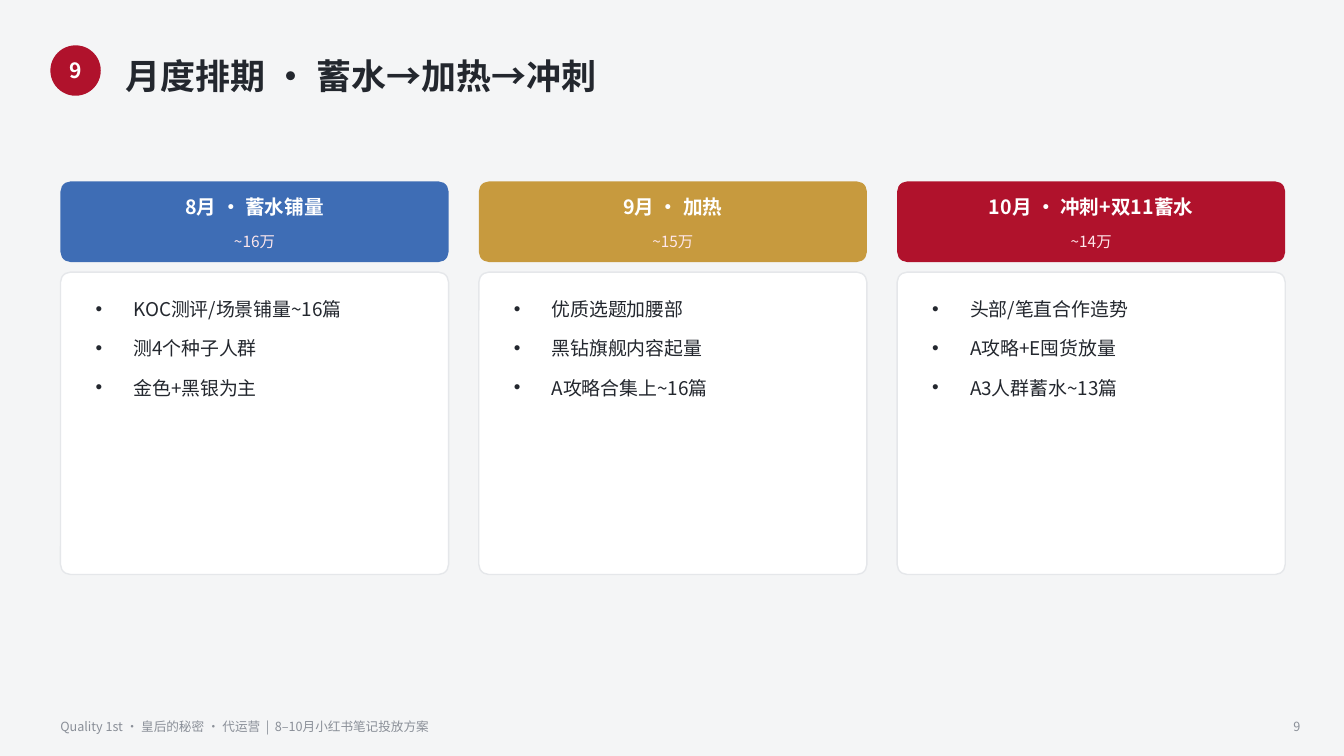
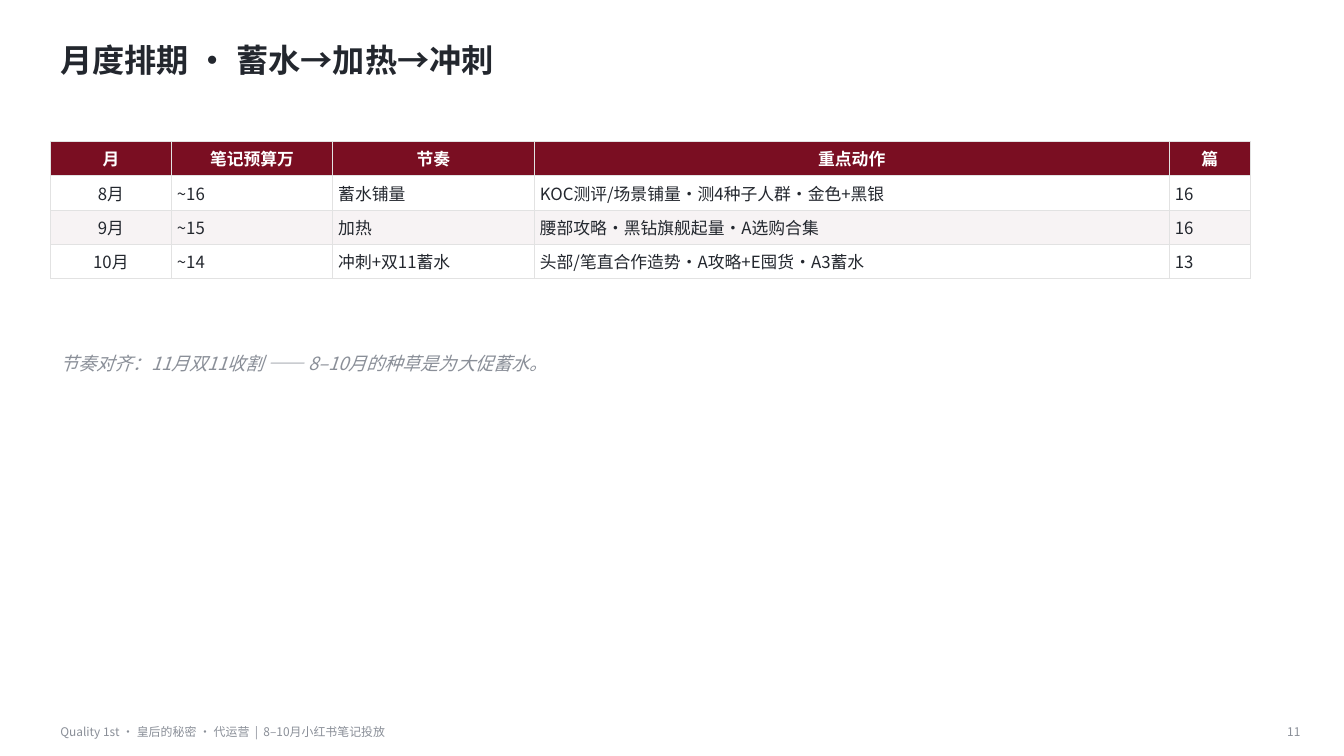
Before and after one commit to caowenwen-boop/-, a slide deck: slide 11 of docs/工作/04-营销推广/代运营-Quality1st/8-10月笔记投放/8-10月小红书笔记投放方案.pptx (slide 9 before the commit). Drawn at 1344x756 pixels with LibreOffice and Linux fonts; fonts in the diff are those of the drawing. Boxes give left, top, right and bottom in pixels: in the first picture for what was removed or moved away, otherwise in the second. Text is boxed around its words. In the diff, an @@ line names an element or a change of style, - is before the commit and + after.

```diff
--- a/docs/工作/04-营销推广/代运营-Quality1st/8-10月笔记投放/8-10月小红书笔记投放方案.pptx
+++ b/docs/工作/04-营销推广/代运营-Quality1st/8-10月笔记投放/8-10月小红书笔记投放方案.pptx
@@ background #F4F5F6 to #FFFFFF @@
@@ text "月度排期 · 蓄水→加热→冲刺": place and size @@
-text "月度排期 · 蓄水→加热→冲刺" at bbox=[126, 59, 596, 92]
+text "月度排期 · 蓄水→加热→冲刺" at bbox=[60, 44, 494, 75]
@@ text "月度排期 · 蓄水→加热→冲刺" at bbox=[60, 44, 494, 75]: size 25 to 23 pt @@
@@ ellipse removed at bbox=[50, 45, 101, 96] @@
@@ text removed at bbox=[69, 62, 81, 79] @@
-9
@@ table added at bbox=[50, 141, 1250, 275], 4 rows, 5 columns @@
+月 | 笔记预算万 | 节奏 | 重点动作 | 篇
+8月 | ~16 | 蓄水铺量 | KOC测评/场景铺量·测4种子人群·金色+黑银 | 16
+9月 | ~15 | 加热 | 腰部攻略·黑钻旗舰起量·A选购合集 | 16
+10月 | ~14 | 冲刺+双11蓄水 | 头部/笔直合作造势·A攻略+E囤货·A3蓄水 | 13
@@ rounded rectangle removed at bbox=[60, 181, 449, 262] @@
@@ text removed at bbox=[185, 197, 323, 216] @@
-8月 · 蓄水铺量
@@ rounded rectangle removed at bbox=[479, 181, 867, 262] @@
@@ text removed at bbox=[623, 197, 722, 216] @@
-9月 · 加热
@@ rounded rectangle removed at bbox=[897, 181, 1286, 262] @@
@@ text removed at bbox=[989, 197, 1193, 216] @@
-10月 · 冲刺+双11蓄水
@@ text removed at bbox=[234, 235, 275, 248] @@
-~16万
@@ text removed at bbox=[652, 235, 693, 248] @@
-~15万
@@ text removed at bbox=[1071, 235, 1112, 248] @@
-~14万
@@ rounded rectangle removed at bbox=[60, 272, 449, 575] @@
@@ rounded rectangle removed at bbox=[479, 272, 867, 575] @@
@@ rounded rectangle removed at bbox=[897, 272, 1286, 575] @@
@@ text removed at bbox=[133, 300, 341, 397] @@
-• KOC测评/场景铺量~16篇
-• 测4个种子人群
-• 金色+黑银为主
@@ text removed at bbox=[552, 300, 708, 397] @@
-• 优质选题加腰部
-• 黑钻旗舰内容起量
-• A攻略合集上~16篇
@@ text removed at bbox=[970, 300, 1128, 397] @@
-• 头部/笔直合作造势
-• A攻略+E囤货放量
-• A3人群蓄水~13篇
@@ text added at bbox=[60, 355, 548, 372], 13 pt, text #8A8F98, italic @@
+节奏对齐：11月双11收割 —— 8–10月的种草是为大促蓄水。
@@ text at bbox=[60, 726, 385, 739]: text changed; size 9 to 8.5 pt @@
-Quality 1st · 皇后的秘密 · 代运营 | 8–10月小红书笔记投放方案
+Quality 1st · 皇后的秘密 · 代运营 | 8–10月小红书笔记投放
@@ text added at bbox=[1287, 727, 1300, 736], 8.5 pt, text #8A8F98 @@
+11
@@ text removed at bbox=[1293, 722, 1300, 731] @@
-9
```
Also in this commit, not shown: 6 other slides changed, 5 slides added, 4 slides removed, 2 other files.
